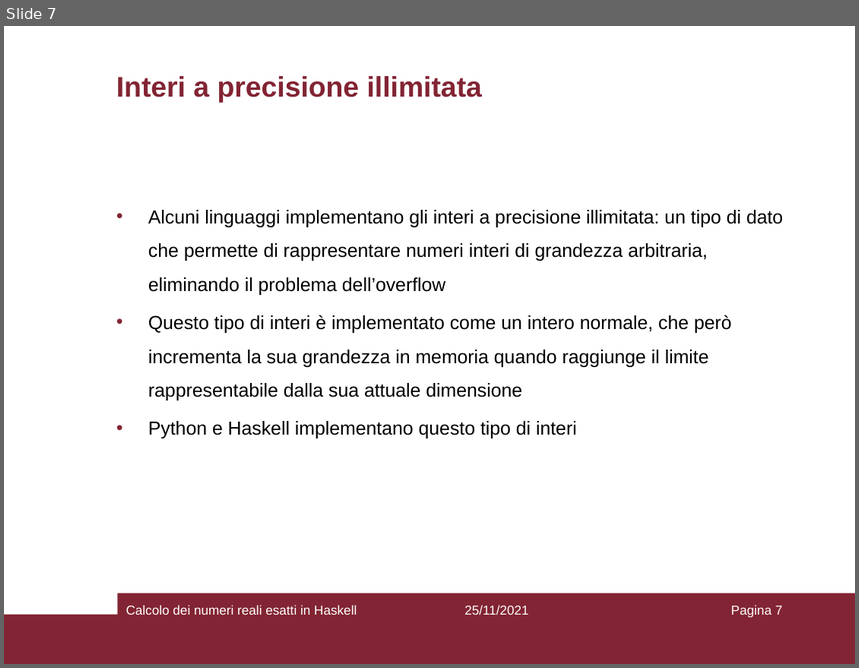
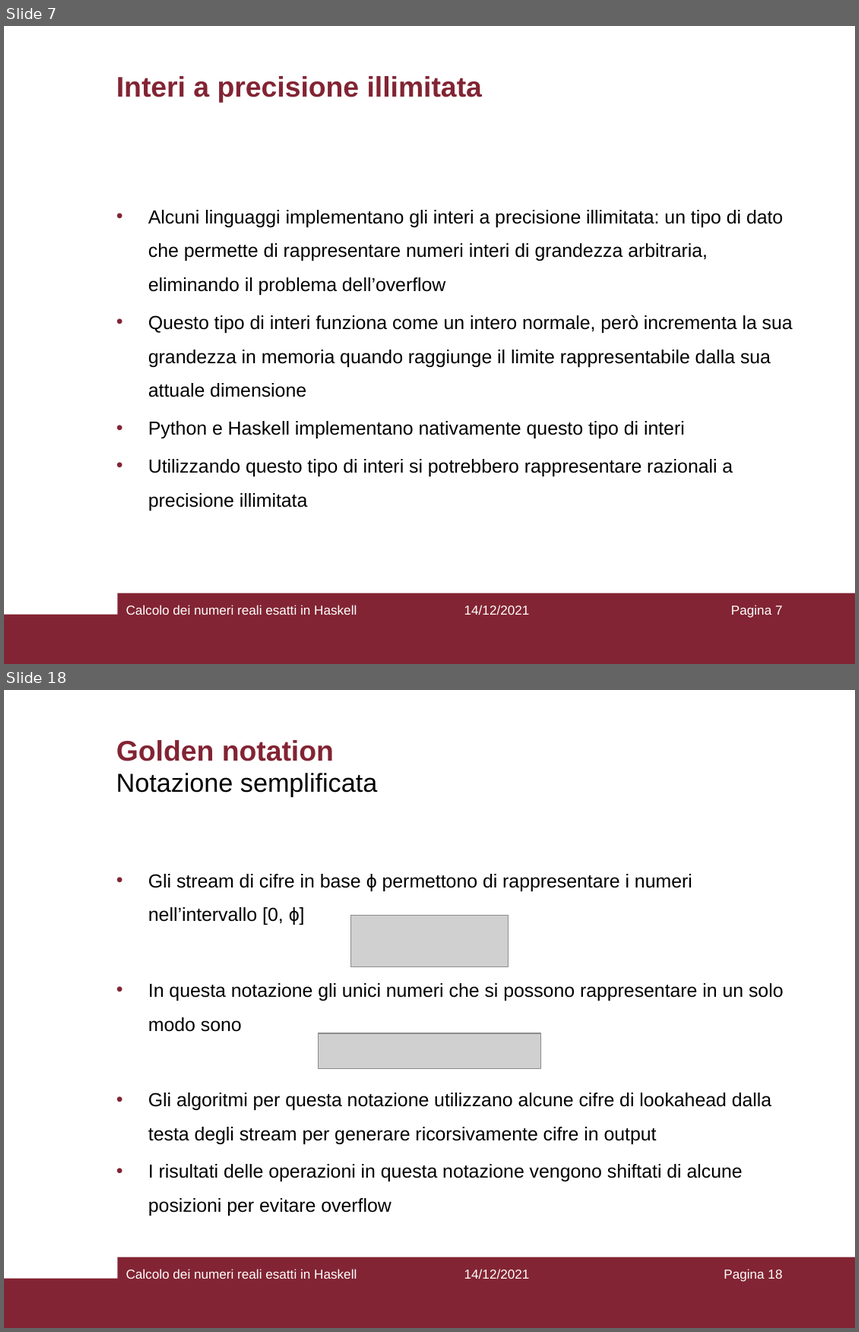
Before and after one commit to Princic-1837592/bachelor-degree-thesis, a slide deck: relazione/presentazione.pptx. Shown one above the other, each under a label of ours: slide 7 before the commit, slides 7 and 18 after it; the slides between them are not shown. The pictures are 859x668 and 859x1332 pixels, drawn with LibreOffice and Linux fonts; fonts in the diff are those of the drawing; grey boxes stand for pictures. Boxes give left, top, right and bottom in pixels: in the first picture for what was removed or moved away, otherwise in the second. Text is boxed around its words. In the diff, an @@ line names an element or a change of style, - is before the commit and + after.

```diff
--- a/relazione/presentazione.pptx
+++ b/relazione/presentazione.pptx
@@ slide 18 added at <box>4,690,855,1328</box>, background #FFFFFF; not listed: 2 template elements that a slide beside it also shows @@
@@ title added at <box>116,740,334,761</box>, 24 pt, text #822433, bold @@
+Golden notation
@@ text added at <box>116,773,377,797</box>, 22 pt, text #000000 @@
+Notazione semplificata
@@ text added at <box>148,874,784,1216</box>, 16 pt, text #000000 @@
+• Gli stream di cifre in base ϕ permettono di rappresentare i numeri nell’intervallo [0, ϕ]
+• In questa notazione gli unici numeri che si possono rappresentare in un solo modo sono
+• Gli algoritmi per questa notazione utilizzano alcune cifre di lookahead dalla testa degli stream per generare ricorsivamente cifre in output
+• I risultati delle operazioni in questa notazione vengono shiftati di alcune posizioni per evitare overflow
@@ picture added at <box>351,916,508,967</box> @@
@@ picture added at <box>318,1034,541,1070</box> @@
@@ text added at <box>126,1269,357,1279</box>, 11 pt, text #FFFFFF @@
+Calcolo dei numeri reali esatti in Haskell
@@ text added at <box>465,1269,530,1279</box>, 11 pt, text #FFFFFF @@
+14/12/2021
@@ page number added at <box>724,1269,782,1282</box>, 11 pt, text #FFFFFF @@
+Pagina 18
@@ slide 7 changed as well @@
@@ text at <box>148,315,793,511</box>: text changed @@
-• Questo tipo di interi è implementato come un intero normale, che però incrementa la sua grandezza in memoria quando raggiunge il limite rappresentabile dalla sua attuale dimensione
-• Python e Haskell implementano questo tipo di interi
+• Questo tipo di interi funziona come un intero normale, però incrementa la sua grandezza in memoria quando raggiunge il limite rappresentabile dalla sua attuale dimensione
+• Python e Haskell implementano nativamente questo tipo di interi
+• Utilizzando questo tipo di interi si potrebbero rappresentare razionali a precisione illimitata
@@ text at <box>465,605,530,615</box>: text changed @@
-25/11/2021
+14/12/2021
```
Also in this commit, not shown: 8 other slides changed, 12 other slides added, 4 slides removed, 17 other files.
